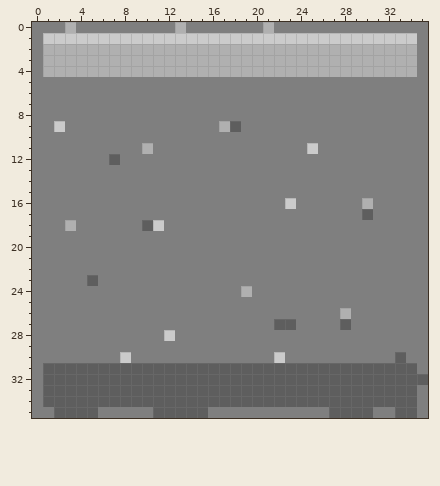
A pixel-art sprite gets an edit: priks.png. That is the earlier state.
The file is 36x36 pixels. Colours within 5 levels of each other are drawn and written as one.
The result:
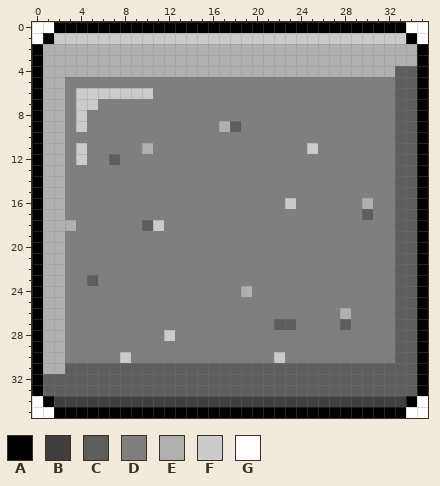
Palette (. is transparent): A #000000  B #403e3e  C #5e5e5e  D #7f7f7f  E #b0b0b0  F #cbcbcb  G #ffffff
The exact change:
Colour C becomes colour A in row 32 at x 35; in row 34 at x 1 and 34; in row 35 at x 2 to 5, 11 to 15, 27 to 30 and 33.
Colour D becomes colour A in row 0 at x 2, 4 to 12, 14 to 20 and 22 to 33; in rows 2 to 31 at x 0 and 35; in row 32 at x 0; in row 33 at x 0 and 35; in row 35 at x 6 to 10, 16 to 26 and 31 to 32.
Colour E becomes colour A in row 0 at x 3, 13 and 21.
Colour F becomes colour A in row 1 at x 1 and 34.
Colour C becomes colour B in row 34 at x 2 to 33.
Colour D becomes colour C in rows 5 to 29 at x 33 to 34; in row 30 at x 34.
Colour E becomes colour C in row 4 at x 33 to 34.
Colour C becomes colour E in row 31 at x 1 to 2.
Colour D becomes colour E in rows 5 to 8 at x 1 to 2; in row 9 at x 1; in rows 10 to 30 at x 1 to 2.
Colour F becomes colour E in row 9 at x 2.
Colour D becomes colour F in row 6 at x 4 to 10; in row 7 at x 4 to 5; in rows 8 to 9 at x 4; in rows 11 to 12 at x 4.
Colour C becomes colour G in row 35 at x 34.
Colour D becomes colour G in row 0 at x 0 to 1 and 34 to 35; in row 1 at x 0 and 35; in row 34 at x 0 and 35; in row 35 at x 0 to 1 and 35.
Where, in picture pixels (left, top, right, bottom), the same in both pictures:
changed: (32, 22, 428, 418)
